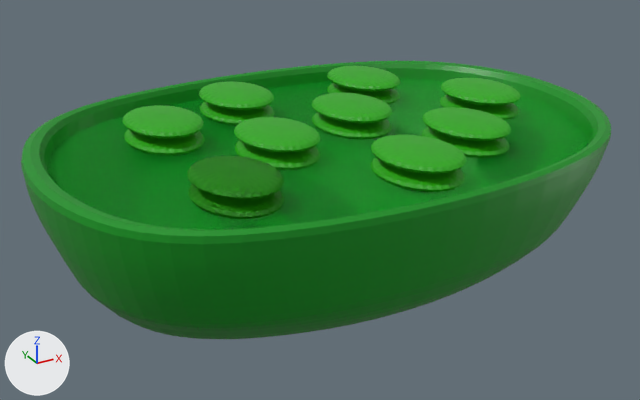
One commit to the COLLADA model clorox.dae: the scene before it, then after it.
The view is the same before and after, from a 50 mm lens placed at (-0.566, -1.019, 0.62), pointed at (-0.003, 0.003, 0.109). Every picture has the same lights, and +X, +Y and +Z are marked at lower left.

Before the edit, the objects in view are built like this:
```python
mat_material_003 = principled_material('Material_003')
mat_material_003.base_color = (0.0, 0.64, 0.0381)  # green #00d137
mat_material_003.roughness = 0.44
mat_material_003.alpha = 0.128
me_cylinder = bpy.data.meshes.new('Cylinder')
me_cylinder.from_pydata(...)  # 16678 vertices, 33280 faces; spans x -7.8..7.7, y -4.5..4.2, z 7.4..27.8
# faces by material slot: [27648, 384, 5248]
me_cylinder.materials.append(mat_material_004)  # green #25a800
me_cylinder.materials.append(mat_material_003)  # green #00d137
me_cylinder.materials.append(mat_material_002)  # green #008f17
ob_cylinder = bpy.data.objects.new('Cylinder', me_cylinder)
ob_cylinder.location = (0.012, -0.006, 0.33)
ob_cylinder.rotation_euler = (0.0, 0.0, -2.972)  # degrees (0, 0, -170)
ob_cylinder.scale = (0.0533, 0.0699, -0.0119)
```
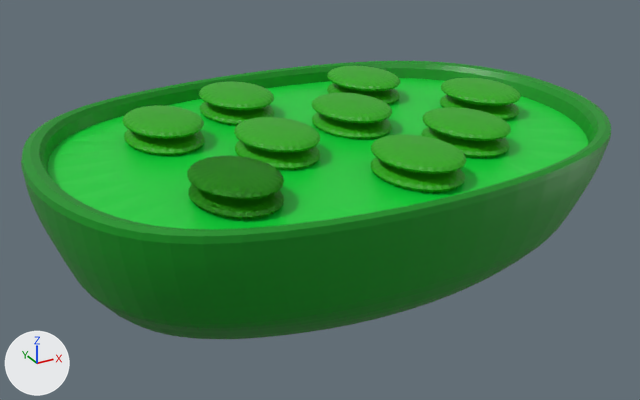
The edits, one by one:
In material 'Material_003' (mat_material_003), alpha goes from 0.128 to 1.0.

Pixel boxes [x1, y1, x2, y2] of what changed, in the pictures (640 x 400 px):
'Cylinder', surface changed
    both: [40, 68, 595, 232]
